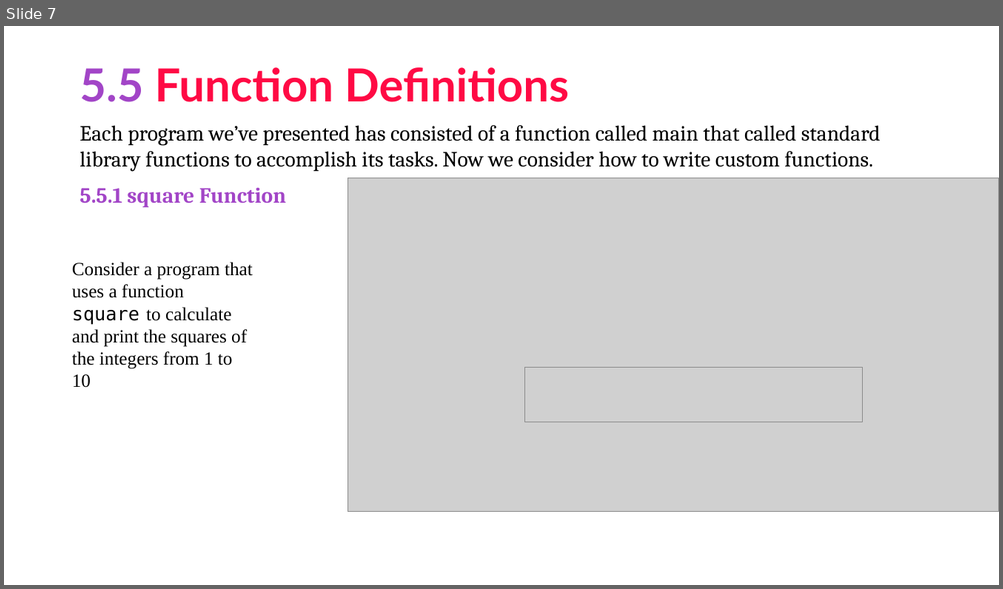
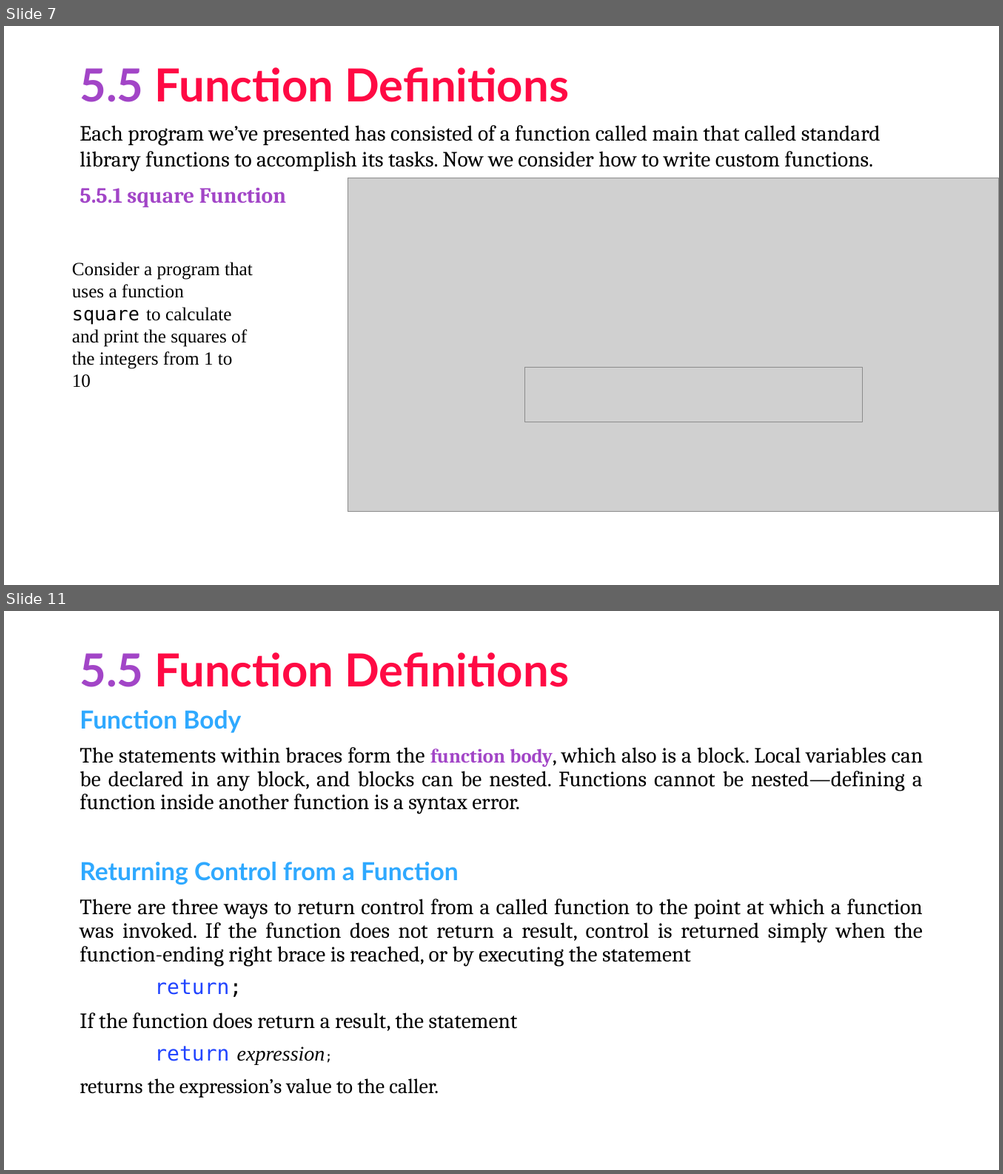
Before and after one commit to asimriaz/FOP, a slide deck: Chapter 5.pptx. Shown one above the other, each under a label of ours: slide 7 before the commit, slides 7 and 11 after it; the slides between them are not shown. The pictures are 1003x589 and 1003x1174 pixels, drawn with LibreOffice and Linux fonts; fonts in the diff are those of the drawing; grey boxes stand for pictures. Boxes give left, top, right and bottom in pixels: in the first picture for what was removed or moved away, otherwise in the second. Text is boxed around its words. In the diff, an @@ line names an element or a change of style, - is before the commit and + after.

```diff
--- a/Chapter 5.pptx
+++ b/Chapter 5.pptx
@@ slide 11 added at <box>4,611,999,1170</box>, background #FFFFFF @@
@@ title added at <box>79,652,569,687</box>, 44 pt, text #FF0A44, bold @@
+5.5 Function Definitions
@@ text added at <box>79,710,923,1098</box>, 21 pt, text #000000 @@
+Function Body
+The statements within braces form the function body, which also is a block. Local variables can be declared in any block, and blocks can be nested. Functions cannot be nested—defining a function inside another function is a syntax error.
+Returning Control from a Function
+There are three ways to return control from a called function to the point at which a function was invoked. If the function does not return a result, control is returned simply when the function-ending right brace is reached, or by executing the statement
+return;
+If the function does return a result, the statement
+return expression;
+returns the expression’s value to the caller.
```
Also in this commit, not shown: 19 other slides added.
